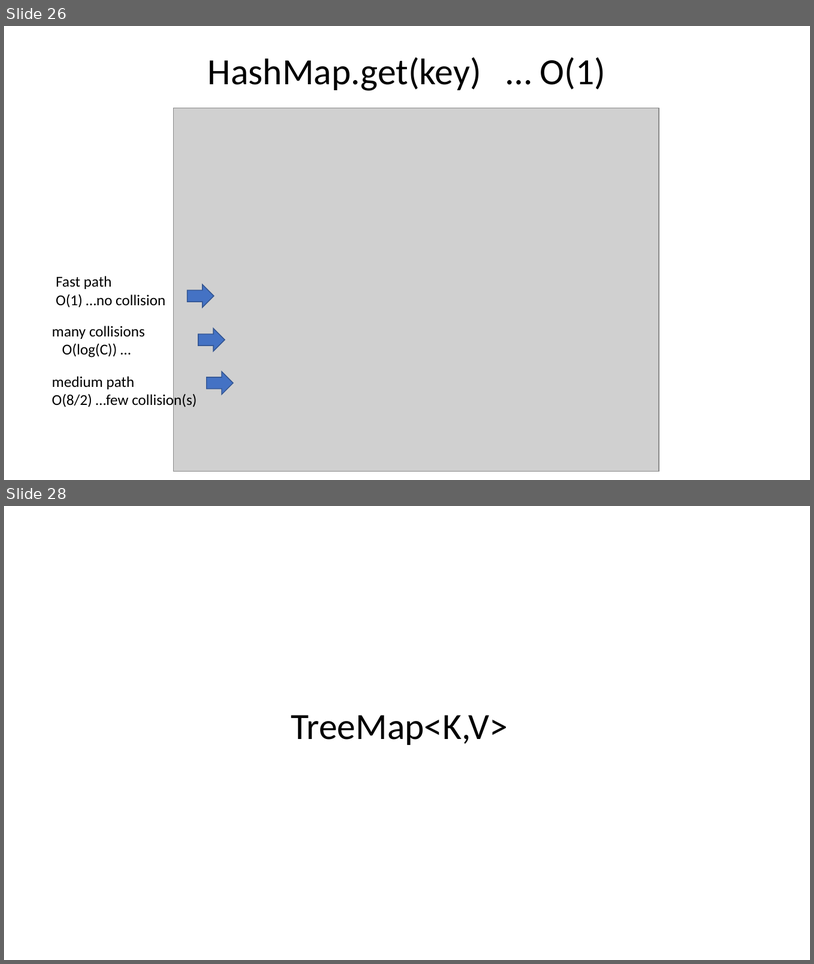
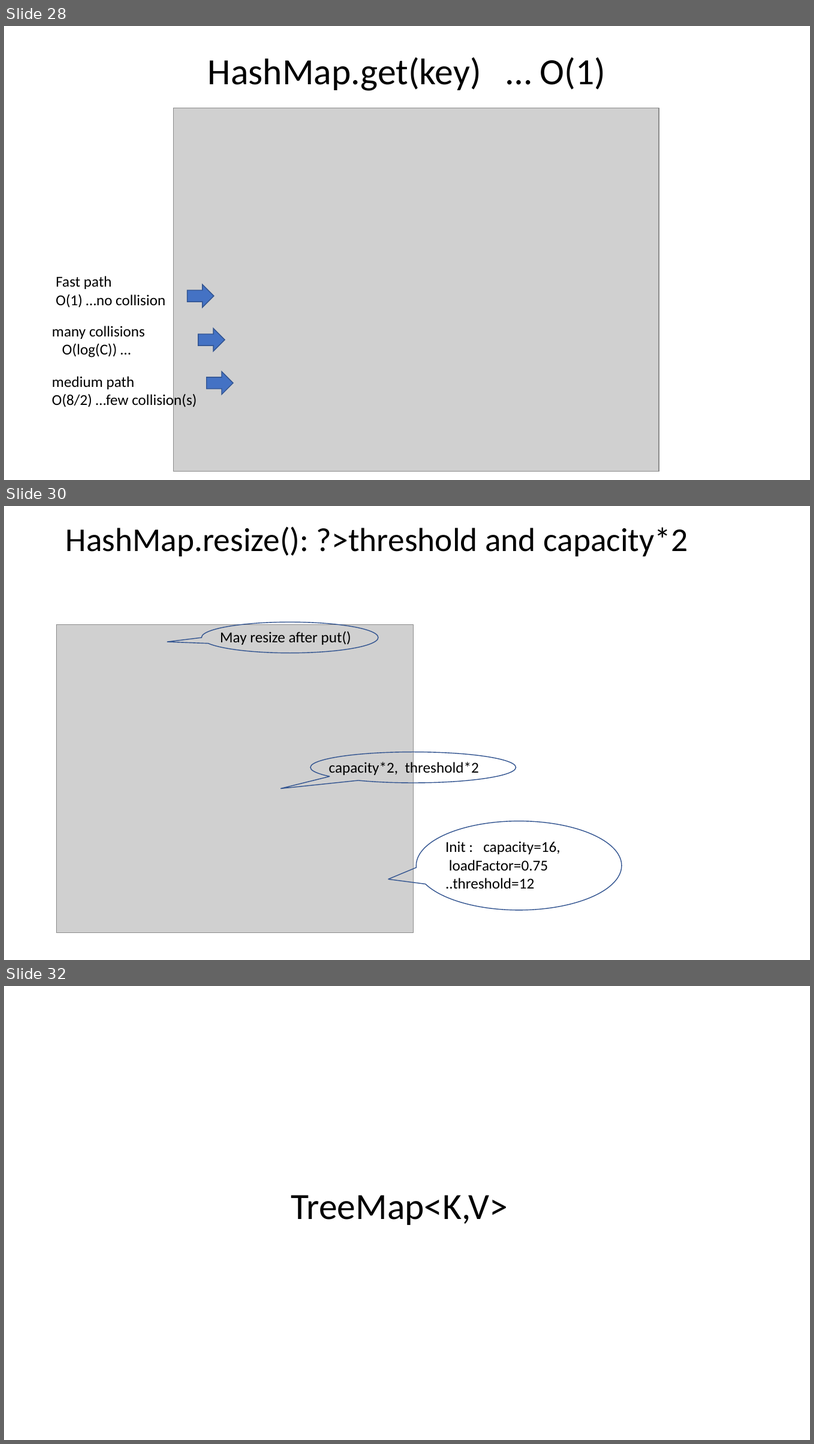
Before and after one commit to Arnaud-Nauwynck/presentations, a slide deck: java/Basic-Data-Structures.pptx. Shown one above the other, each under a label of ours: slides 26 and 28 before the commit, slides 28, 30 and 32 after it; the slides between them are not shown. The pictures are 814x964 and 814x1444 pixels, drawn with LibreOffice and Linux fonts; fonts in the diff are those of the drawing; grey boxes stand for pictures. Boxes give left, top, right and bottom in pixels: in the first picture for what was removed or moved away, otherwise in the second. Text is boxed around its words. In the diff, an @@ line names an element or a change of style, - is before the commit and + after.

```diff
--- a/java/Basic-Data-Structures.pptx
+++ b/java/Basic-Data-Structures.pptx
@@ slide 30 added at [4, 506, 810, 960], background #FFFFFF @@
@@ title added at [65, 526, 688, 556], 39.6 pt, text #000000 @@
+HashMap.resize(): ?>threshold and capacity*2
@@ picture added at [56, 625, 413, 933] @@
@@ speech bubble added at [202, 622, 378, 653], outline #325491 1 pt @@
@@ text added at [220, 631, 351, 645], 18 pt, text #000000 @@
+May resize after put()
@@ speech bubble added at [311, 751, 516, 783], outline #325491 1 pt @@
@@ text added at [329, 760, 479, 776], 18 pt, text #000000 @@
+capacity*2, threshold*2
@@ speech bubble added at [417, 820, 622, 910], outline #325491 1 pt @@
@@ text added at [446, 841, 560, 889], 18 pt, text #000000 @@
+Init : capacity=16,
+loadFactor=0.75
+..threshold=12
@@ what was slide 26 is now slide 28 @@
@@ what was slide 28 is now slide 32 @@
```
Also in this commit, not shown: 4 slides changed, 6 other slides added, 3 slides removed.
